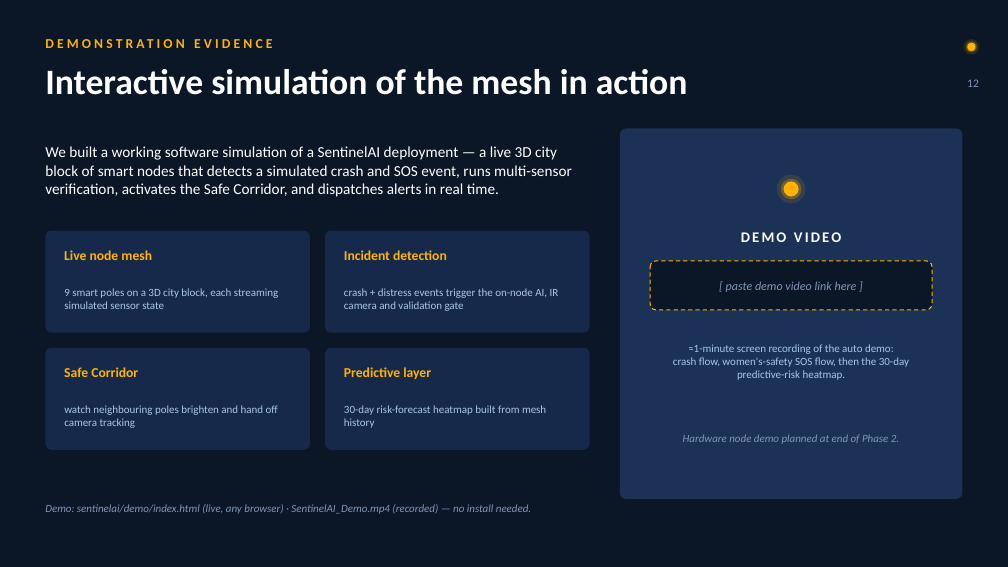
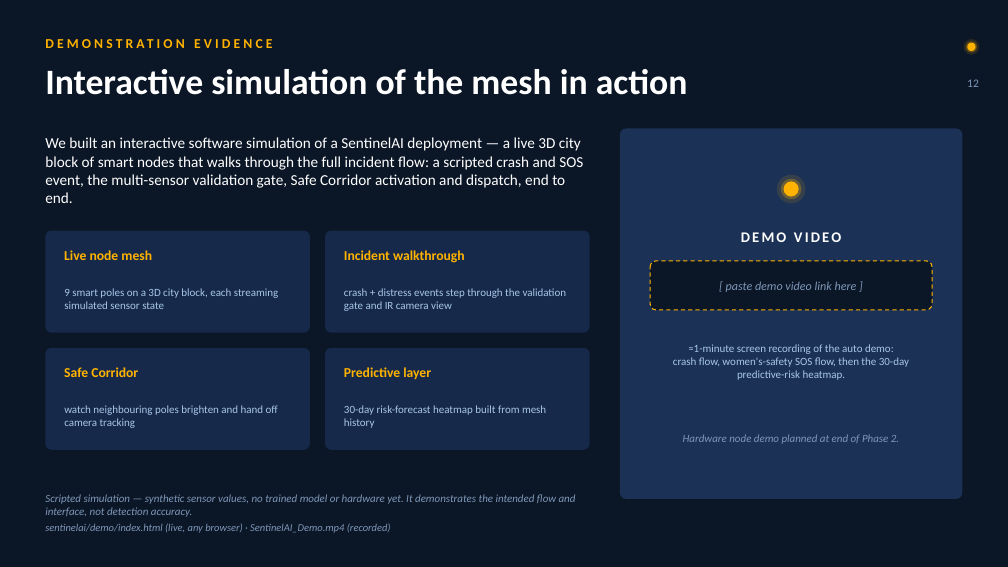
Before and after one commit to saatwik-1157/project_PathAhead, a slide deck: slide 12 of sentinelai/SentinelAI_Execution_Plan.pptx. Drawn at 1008x567 pixels with LibreOffice and Linux fonts; fonts in the diff are those of the drawing. Boxes give left, top, right and bottom in pixels: in the first picture for what was removed or moved away, otherwise in the second. Text is boxed around its words. In the diff, an @@ line names an element or a change of style, - is before the commit and + after.

```diff
--- a/sentinelai/SentinelAI_Execution_Plan.pptx
+++ b/sentinelai/SentinelAI_Execution_Plan.pptx
@@ text at bbox=[45, 137, 583, 203]: text changed @@
-We built a working software simulation of a SentinelAI deployment — a live 3D city block of smart nodes that detects a simulated crash and SOS event, runs multi-sensor verification, activates the Safe Corridor, and dispatches alerts in real time.
+We built an interactive software simulation of a SentinelAI deployment — a live 3D city block of smart nodes that walks through the full incident flow: a scripted crash and SOS event, the multi-sensor validation gate, Safe Corridor activation and dispatch, end to end.
@@ text at bbox=[344, 250, 465, 263]: text changed @@
-Incident detection
+Incident walkthrough
@@ text at bbox=[344, 288, 567, 311]: text changed @@
-crash + distress events trigger the on-node AI, IR camera and validation gate
+crash + distress events step through the validation gate and IR camera view
@@ text added at bbox=[45, 494, 576, 517], 10.5 pt, text #7E97B8, italic @@
+Scripted simulation — synthetic sensor values, no trained model or hardware yet. It demonstrates the intended flow and interface, not detection accuracy.
@@ text at bbox=[45, 523, 391, 533]: text changed; size 10.5 to 10 pt @@
-Demo: sentinelai/demo/index.html (live, any browser) · SentinelAI_Demo.mp4 (recorded) — no install needed.
+sentinelai/demo/index.html (live, any browser) · SentinelAI_Demo.mp4 (recorded)
```
Also in this commit, not shown: 6 other slides changed, 10 other files.
